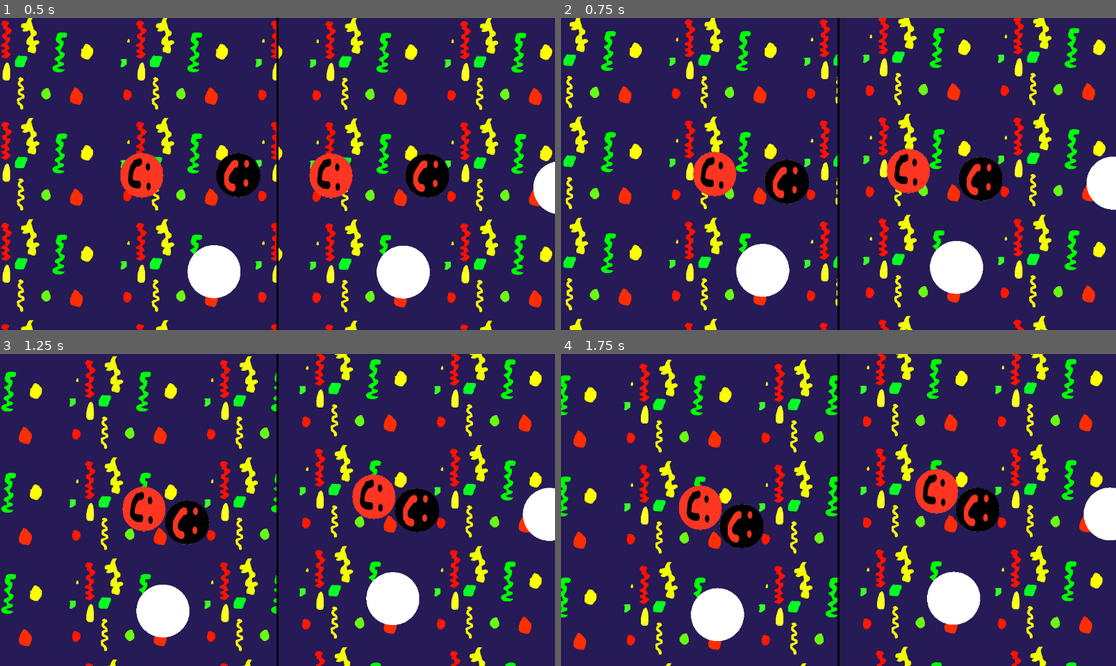
Above: before the commit, frames 1-4 (two rows, left to right).
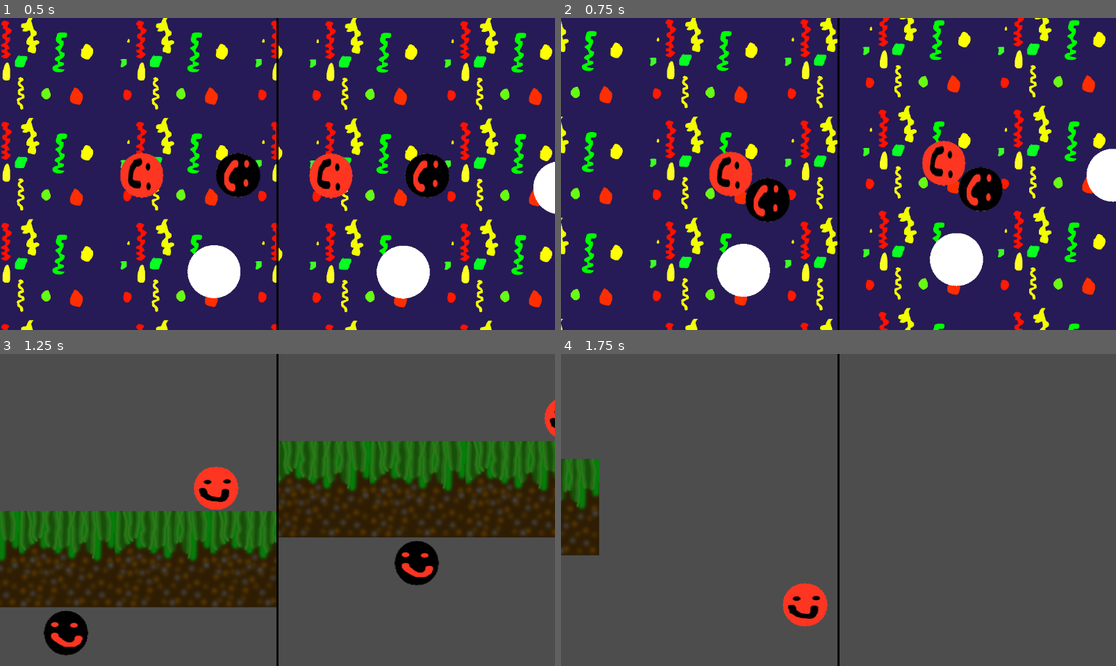
Above: after the commit, the same moments.

Repository: real-chicken-master/GDD112TempName
Game: Godot game, scene res://UI/splitscreen.tscn
Same seed, same stepped clock (60 frames per second), same inputs: the game is played once before the commit and once after it.
Inputs:
- Up to frame 1 (0.5 s): no input
- Up to frame 2 (0.75 s): hold D (right1) from 0.53 s (still down); tap Down (down2) at 0.6 s
- Up to frame 3 (1.25 s): keep holding D (right1); tap W (up1) at 0.77 s
- Up to frame 4 (1.75 s): keep holding D (right1); tap Left (left2) at 1.35 s; tap W (up1) at 1.52 s

Frame 1 is identical in both runs. In frame 2, 25% of the frame differs, in the area x 0-100%, y 0-100%; in frame 3, 99%; in frame 4, 99%.
Error before the commit: Parse Error: Invalid argument for "move_toward()" function: argument 1 should be "float" but is "Vector2". (res://Minigames/bullet)

Commit message:
playerbespd

Diff:
--- a/Minigames/bullet hell/bullet.gd
+++ b/Minigames/bullet hell/bullet.gd
@@ -1,12 +1,12 @@
-extends Area2D
-
-const speed = 250
-var player_array = []
-var target
-func _ready():
-	for players in get_tree().get_nodes_in_group("player"):
-		player_array.push_front(players)
-	target = (player_array[randi_range(0,1)].global_position)
-
-func _process(delta):
-	move_toward(global_position,target.global_position,speed)
+#extends Area2Dd
+#
+#const speed = 250
+#var player_array = []
+#var target
+#func _ready():
+	#for players in get_tree().get_nodes_in_group("player"):
+		#player_array.push_front(players)
+	#target = (player_array[randi_range(0,1)].global_position)
+#
+#func _process(delta):
+	#move_toward(global_position,target.global_position,speed)
--- a/Minigames/platformer/platformer.tscn
+++ b/Minigames/platformer/platformer.tscn
@@ -1,7 +1,6 @@
-[gd_scene load_steps=9 format=3 uid="uid://q7nneddn7er0"]
+[gd_scene load_steps=7 format=3 uid="uid://q7nneddn7er0"]
 
 [ext_resource type="Texture2D" uid="uid://d35k7uy35vj6h" path="res://Texture and Mesh/Platform.png" id="1_kjxtr"]
-[ext_resource type="Texture2D" uid="uid://deosc17d6lr88" path="res://Texture and Mesh/SPIKEFinal.png" id="2_7st44"]
 [ext_resource type="PackedScene" uid="uid://bp5nfx815koha" path="res://Minigames/platformer/spikereal.tscn" id="4_3rbv8"]
 [ext_resource type="Texture2D" uid="uid://byiugkx1n1ikj" path="res://Texture and Mesh/halfplatofro.png" id="4_mxyb4"]
 
@@ -731,16 +730,6 @@
 11:11/0/physics_layer_1/linear_velocity = Vector2(0, 0)
 11:11/0/physics_layer_1/angular_velocity = 0.0
 
-[sub_resource type="TileSetAtlasSource" id="TileSetAtlasSource_jln4n"]
-texture = ExtResource("2_7st44")
-texture_region_size = Vector2i(200, 200)
-0:0/0 = 0
-0:0/0/physics_layer_0/linear_velocity = Vector2(0, 0)
-0:0/0/physics_layer_0/angular_velocity = 0.0
-0:0/0/physics_layer_1/linear_velocity = Vector2(0, 0)
-0:0/0/physics_layer_1/angular_velocity = 0.0
-0:0/0/physics_layer_1/polygon_0/points = PackedVector2Array(-10, 1, -9, 0, 43.8406, 100, -52.3259, 100)
-
 [sub_resource type="TileSetAtlasSource" id="TileSetAtlasSource_yoncd"]
 resource_name = "halftile"
 texture = ExtResource("4_mxyb4")
@@ -757,7 +746,6 @@
 physics_layer_0/collision_layer = 4
 physics_layer_1/collision_layer = 8
 sources/0 = SubResource("TileSetAtlasSource_iowm3")
-sources/1 = SubResource("TileSetAtlasSource_jln4n")
 sources/3 = SubResource("TileSetAtlasSource_yoncd")
 
 [node name="platformer" type="Node2D"]
@@ -791,6 +779,10 @@
 [node name="spikereal8" parent="spikybox" instance=ExtResource("4_3rbv8")]
 position = Vector2(-1488, -425)
 scale = Vector2(1, 0.400001)
+
+[node name="spikereal9" parent="spikybox" instance=ExtResource("4_3rbv8")]
+position = Vector2(-2083, -736)
+scale = Vector2(1, 0.360001)
 
 [node name="TileMap" type="TileMap" parent="."]
 position = Vector2(3, 0)
--- a/UI/splitscreen.tscn
+++ b/UI/splitscreen.tscn
@@ -53,7 +53,7 @@
 
 [node name="SubViewport" type="SubViewport" parent="HBoxContainer/SubViewportContainer"]
 handle_input_locally = false
-size = Vector2i(2, 2)
+size = Vector2i(574, 648)
 render_target_update_mode = 4
 script = SubResource("GDScript_3ulip")
 
@@ -73,7 +73,7 @@
 
 [node name="SubViewport" type="SubViewport" parent="HBoxContainer/SubViewportContainer2"]
 handle_input_locally = false
-size = Vector2i(2, 2)
+size = Vector2i(574, 648)
 render_target_update_mode = 4
 script = SubResource("GDScript_eexgl")
 
--- a/players/player 2/player2.gd
+++ b/players/player 2/player2.gd
@@ -1,7 +1,7 @@
 extends CharacterBody2D
 
 var movemode = "topdown"
-const SPEED = 250.0
+const SPEED = 819
 var left = false
 var right = false
 var up = false
--- a/players/player1/player1.gd
+++ b/players/player1/player1.gd
@@ -1,7 +1,7 @@
 extends CharacterBody2D
 
 var movemode = "topdown"
-const SPEED = 250.0
+const SPEED = 819
 var left = false
 var right = false
 var up = false
Not shown: 1 places in Minigames/bullet hell/bullet_hell.tscn that only renumber resources
Not shown: 1 places in Minigames/maze/maze.tscn that only renumber resources
